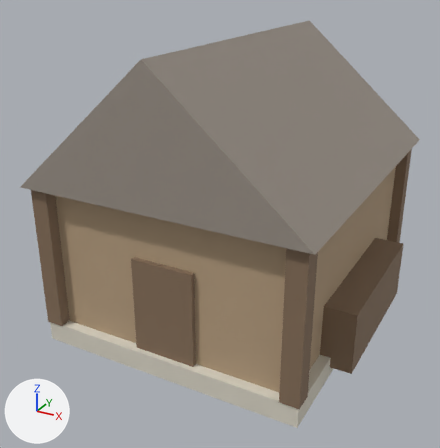
A saved change to the glTF model public/models/shed_timber.glb.
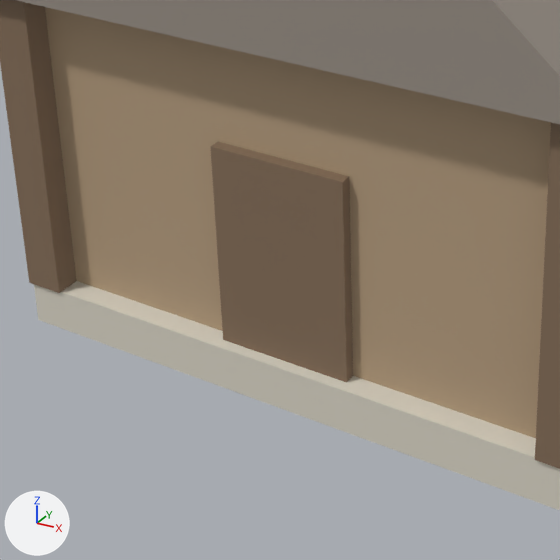
Old and new are each drawn whole from a camera (50 mm lens) standing at (5.21, -10.41, 6.93) and looking at (-0.1, -0.77, 2.11) and again close up on the part from 8% to 66% of the width and 43% to 100% of the height. The axes (+X, +Y, +Z) are drawn at lower left. The lights are the same throughout. The last two pictures show the newer version. Vertices at exactly the same position are counted once.

In view in the first close-up: 'ShedTimber'.
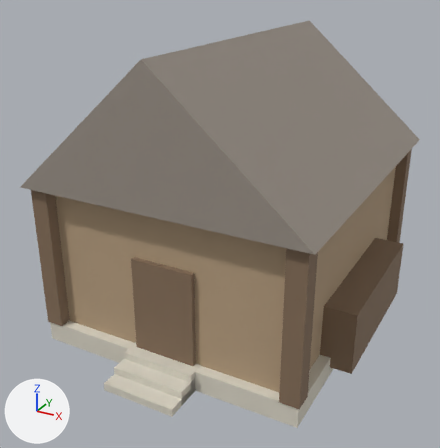
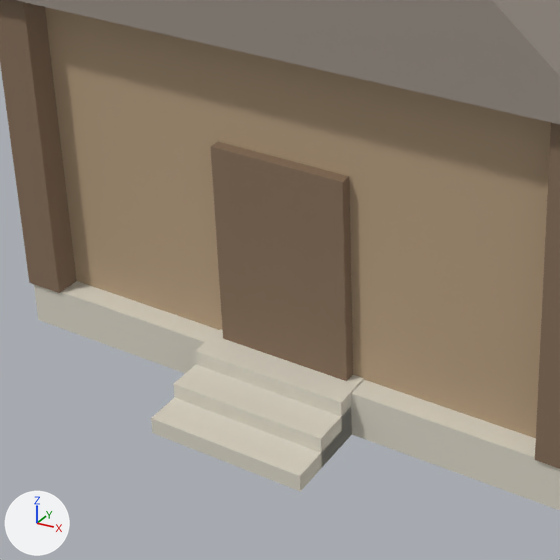
The change, as a list of edits to the scene's bpy script:
```text
Change me_mesh_shedtimber:
    used by ob_shedtimber; location = (0.0, 0.0, 0.0)
    remove me_mesh_shedtimber.from_pydata(...)  # 70 vertices, 102 faces; spans x -2.75..3.0, y -3.25..3.25, z 0.0..5.6
    add me_mesh_shedtimber.from_pydata(...)  # 90 vertices, 138 faces; spans x -2.75..3.0, y -3.85..3.25, z 0.0..5.6
    me_mesh_shedtimber part 1: a new loose piece of 20 vertices spanning x -0.7..0.7, y -3.85..-2.9, z 0.0..0.41, in mat_stonefieldstone (pale yellow #ddd7c8)
```

Where the change shows, as pixel boxes (x1, y1, x2, y2) in the close-ups (560 x 560 px):
part 1 of me_mesh_shedtimber, added (pale yellow): after (151, 329, 364, 492)
